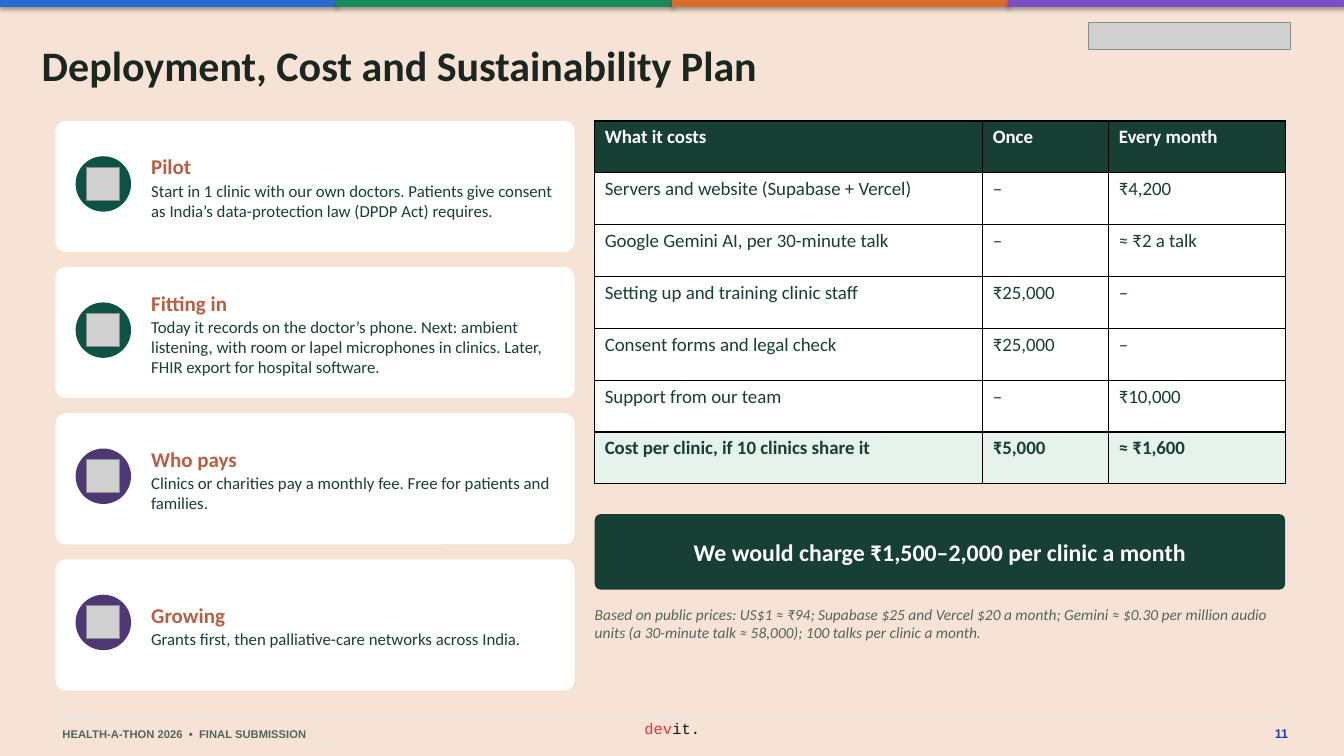
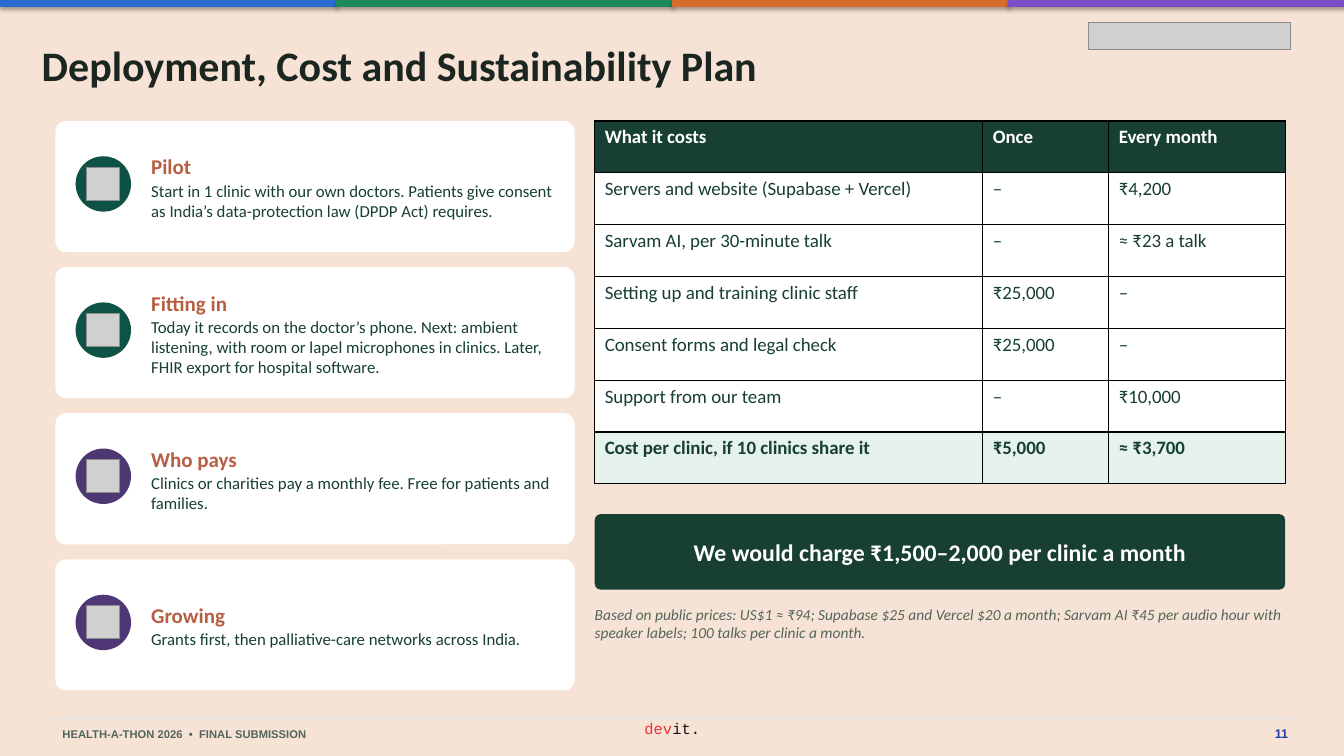
Before and after one commit to basithladdu/healthathon, a slide deck: slide 11 of output/final-submission/Sahara-Final-Presentation.pptx. Drawn at 1344x756 pixels with LibreOffice and Linux fonts; fonts in the diff are those of the drawing; grey boxes stand for pictures. Boxes give left, top, right and bottom in pixels: in the first picture for what was removed or moved away, otherwise in the second. Text is boxed around its words. In the diff, an @@ line names an element or a change of style, - is before the commit and + after.

```diff
--- a/output/final-submission/Sahara-Final-Presentation.pptx
+++ b/output/final-submission/Sahara-Final-Presentation.pptx
@@ table at [595,121,1286,484] @@
-row 3, column 1: Google Gemini AI, per 30-minute talk
+row 3, column 1: Sarvam AI, per 30-minute talk
-row 3, column 3: ≈ ₹2 a talk
+row 3, column 3: ≈ ₹23 a talk
-row 7, column 3: ≈ ₹1,600
+row 7, column 3: ≈ ₹3,700
@@ text at [595,609,1281,641]: text changed @@
-Based on public prices: US$1 ≈ ₹94; Supabase $25 and Vercel $20 a month; Gemini ≈ $0.30 per million audio units (a 30-minute talk ≈ 58,000); 100 talks per clinic a month.
+Based on public prices: US$1 ≈ ₹94; Supabase $25 and Vercel $20 a month; Sarvam AI ₹45 per audio hour with speaker labels; 100 talks per clinic a month.
```
Also in this commit, not shown: 4 other slides changed, 7 other files.
